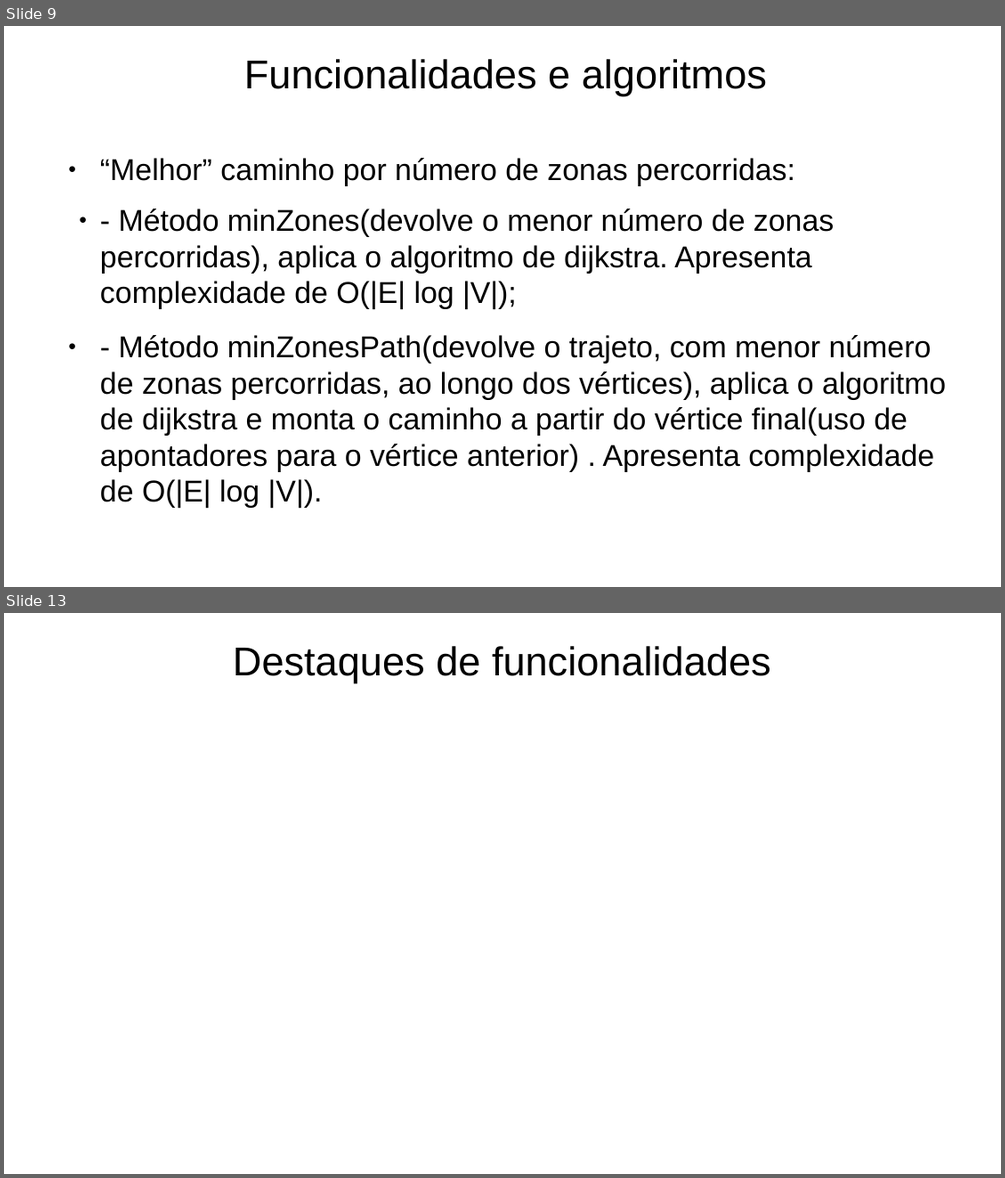
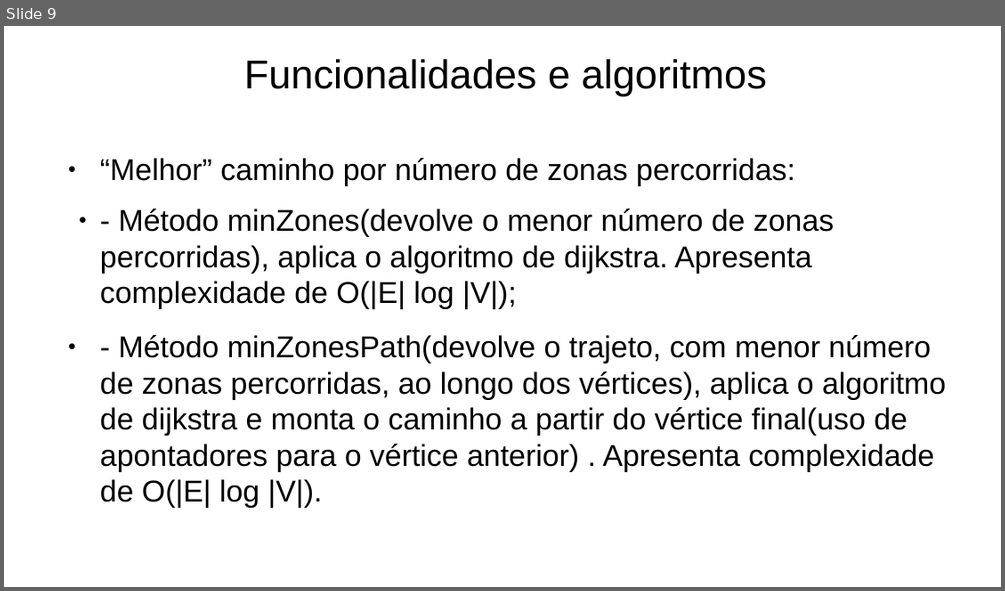
Before and after one commit to Naapperas/feup-aed-proj2, a slide deck: Apresentação.pptx. Shown one above the other, each under a label of ours: slides 9 and 13 before the commit, slide 9 after it; the slides between them are not shown. The pictures are 1005x1178 and 1005x591 pixels, drawn with LibreOffice and Linux fonts; fonts in the diff are those of the drawing. Boxes give left, top, right and bottom in pixels: in the first picture for what was removed or moved away, otherwise in the second. Text is boxed around its words. In the diff, an @@ line names an element or a change of style, - is before the commit and + after.

```diff
--- a/Apresentação.pptx
+++ b/Apresentação.pptx
@@ slide 13 removed at (4, 613, 1001, 1174), background #FFFFFF @@
@@ text removed at (233, 646, 771, 683) @@
-Destaques de funcionalidades
```
Also in this commit, not shown: 8 slides changed, 2 slides added.
